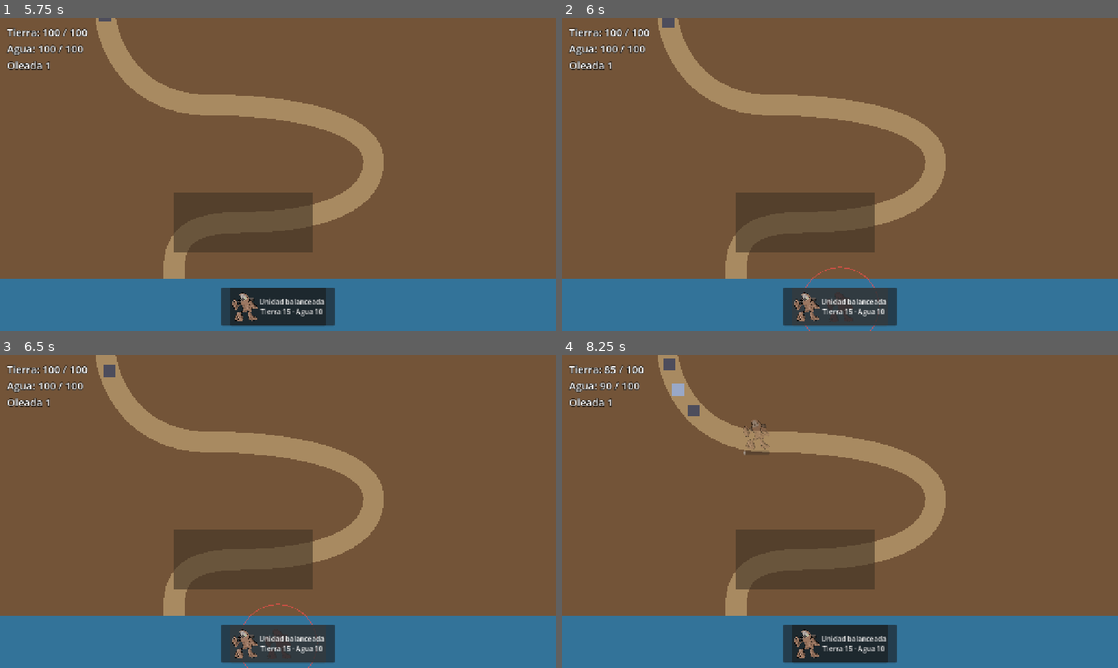
Above: before the commit, frames 1-4 (two rows, left to right).
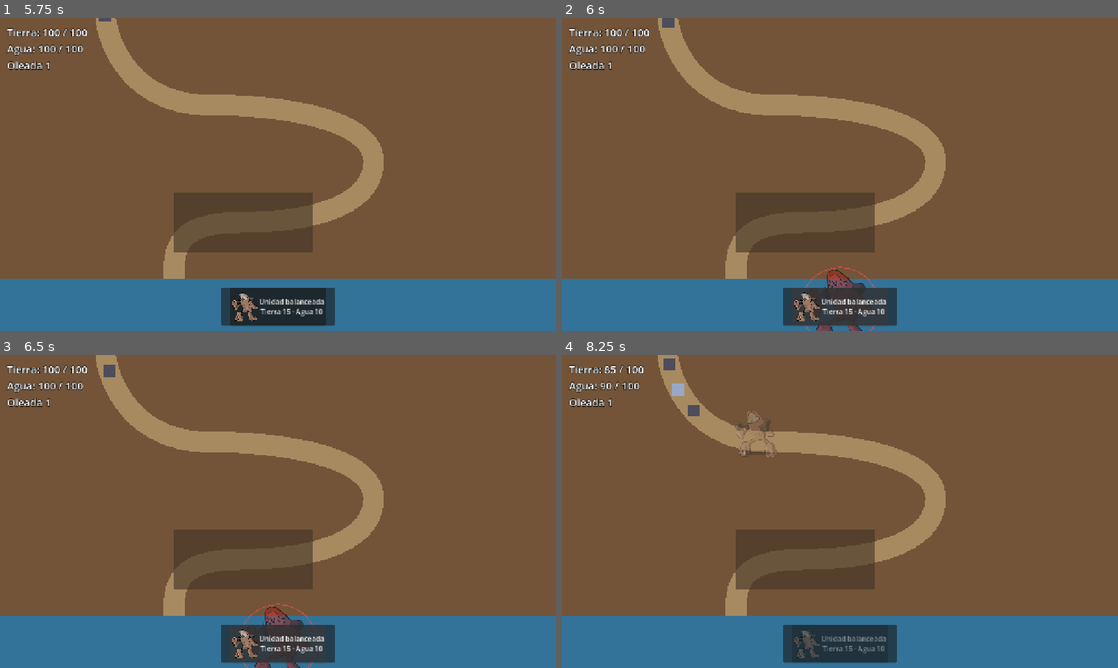
Above: after the commit, the same moments.

Repository: iagoziploc/barros-raros
Game: Godot game, scene res://levels/level_01/level_01.tscn
The game is run twice, just before and just after one commit, with the same random seed, the same clock (stepped at 60 frames per second) and the same inputs.
Inputs (mouse positions are in pixels of both pictures, inside the frame that each line leads up to):
- Up to frame 1 (5.75 s): tap Enter (ui_accept) at 0.5, 0.77, 1.25, 1.52, 2, 3.02, 3.5, 3.77, 4.52, 5 s; move the mouse to (400, 158) at 0.52 s; tap R every 1.5 s from 0.6 to 5.1 s; click (400, 158) at 0.67 s; move the mouse to (166, 190) at 1.27 s; tap 1 at 1.35, 2.85, 4.35 s; click (166, 190) at 1.42 s; move the mouse to (333, 105) at 2.02 s; click (333, 105) at 2.17 s; move the mouse to (250, 237) at 2.77 s; click (250, 237) at 2.92 s; move the mouse to (444, 221) at 3.52 s; click (444, 221) at 3.67 s; move the mouse to (111, 127) at 4.27 s; click (111, 127) at 4.42 s; move the mouse to (305, 174) at 5.02 s; click (305, 174) at 5.17 s
- Up to frame 2 (6 s): click "Unidad balanceada Tierra 15 ·…" at 5.75 s
- Up to frame 3 (6.5 s): no input
- Up to frame 4 (8.25 s): click "Unidad balanceada Tierra 15 ·…" at 6.5 s; click "Unidad balanceada Tierra 15 ·…" at 7.25 s; move the mouse to (756, 433) at 8.02 s; tap 1 at 8.1 s; click (756, 433) at 8.17 s

Frame 1 is identical in both runs. In frame 2, 0.3% of the frame differs, in the area x 45-55%, y 79-100%; in frame 3, 0.3%; in frame 4, 0.7%, in the area x 31-59%, y 18-97%.

Commit message:
Ejercicios: barra desactivada al construir y animación de la piña
- BuildBar.set_building conectado a UnitPlacer.building_changed
- Unit usa AnimatedSprite2D con SpriteFrames (idle y hit) desde UnitData

Co-Authored-By: Claude Opus 5.5 <noreply@anthropic.com>

Diff:
--- a/data/units/balanceado.tres
+++ b/data/units/balanceado.tres
@@ -2,12 +2,14 @@
 
 [ext_resource type="Script" uid="uid://cubnlpgl5dsf3" path="res://entities/units/unit_data.gd" id="1"]
 [ext_resource type="Texture2D" uid="uid://2ogrx87a21w8" path="res://assets/art/provisorio/unidad_1.png" id="2_texture"]
+[ext_resource type="SpriteFrames" uid="uid://fpd4v6ikoc2w" path="res://data/units/balanceado_frames.tres" id="3_db1de"]
 [ext_resource type="AudioStream" uid="uid://hmwingi8o40k" path="res://assets/audio/provisorio/unidad_nace.wav" id="3_sound"]
 
 [resource]
 script = ExtResource("1")
 name_key = "UNIT_BALANCED"
 earth_cost = 15
+sprite_frames = ExtResource("3_db1de")
 texture = ExtResource("2_texture")
+sprite_scale = 0.3
 spawn_sound = ExtResource("3_sound")
-pitch_variation = 0.2
--- /dev/null
+++ b/data/units/balanceado_frames.tres
@@ -0,0 +1,135 @@
+[gd_resource type="SpriteFrames" format=3 uid="uid://fpd4v6ikoc2w"]
+
+[ext_resource type="Texture2D" uid="uid://bqffpdpb8ia4q" path="res://assets/art/spritesheets/spritesheet_guardian_hit.png" id="1_04m7u"]
+
+[sub_resource type="AtlasTexture" id="AtlasTexture_n85ea"]
+atlas = ExtResource("1_04m7u")
+region = Rect2(0, 0, 560, 560)
+
+[sub_resource type="AtlasTexture" id="AtlasTexture_c1450"]
+atlas = ExtResource("1_04m7u")
+region = Rect2(560, 0, 560, 560)
+
+[sub_resource type="AtlasTexture" id="AtlasTexture_033in"]
+atlas = ExtResource("1_04m7u")
+region = Rect2(1120, 0, 560, 560)
+
+[sub_resource type="AtlasTexture" id="AtlasTexture_lblrg"]
+atlas = ExtResource("1_04m7u")
+region = Rect2(1680, 0, 560, 560)
+
+[sub_resource type="AtlasTexture" id="AtlasTexture_d3f0v"]
+atlas = ExtResource("1_04m7u")
+region = Rect2(2240, 0, 560, 560)
+
+[sub_resource type="AtlasTexture" id="AtlasTexture_ohjfp"]
+atlas = ExtResource("1_04m7u")
+region = Rect2(2800, 0, 560, 560)
+
+[sub_resource type="AtlasTexture" id="AtlasTexture_b8sja"]
+atlas = ExtResource("1_04m7u")
+region = Rect2(3360, 0, 560, 560)
+
+[sub_resource type="AtlasTexture" id="AtlasTexture_hobp2"]
+atlas = ExtResource("1_04m7u")
+region = Rect2(3920, 0, 560, 560)
+
+[sub_resource type="AtlasTexture" id="AtlasTexture_jvj5c"]
+atlas = ExtResource("1_04m7u")
+region = Rect2(4480, 0, 560, 560)
+
+[sub_resource type="AtlasTexture" id="AtlasTexture_3a88u"]
+atlas = ExtResource("1_04m7u")
+region = Rect2(5040, 0, 560, 560)
+
+[sub_resource type="AtlasTexture" id="AtlasTexture_1fcpp"]
+atlas = ExtResource("1_04m7u")
+region = Rect2(5600, 0, 560, 560)
+
+[sub_resource type="AtlasTexture" id="AtlasTexture_1608w"]
+atlas = ExtResource("1_04m7u")
+region = Rect2(6160, 0, 560, 560)
+
+[sub_resource type="AtlasTexture" id="AtlasTexture_57g75"]
+atlas = ExtResource("1_04m7u")
+region = Rect2(6720, 0, 560, 560)
+
+[sub_resource type="AtlasTexture" id="AtlasTexture_ocsxp"]
+atlas = ExtResource("1_04m7u")
+region = Rect2(7280, 0, 560, 560)
+
+[sub_resource type="AtlasTexture" id="AtlasTexture_vbw8e"]
+atlas = ExtResource("1_04m7u")
+region = Rect2(0, 0, 560, 560)
+
+[sub_resource type="AtlasTexture" id="AtlasTexture_xp3d6"]
+atlas = ExtResource("1_04m7u")
+region = Rect2(560, 0, 560, 560)
+
+[sub_resource type="AtlasTexture" id="AtlasTexture_5dl4t"]
+atlas = ExtResource("1_04m7u")
+region = Rect2(7280, 0, 560, 560)
+
+[resource]
+animations = [{
+"frames": [{
+"duration": 1.0,
+"texture": SubResource("AtlasTexture_n85ea")
+}, {
+"duration": 1.0,
+"texture": SubResource("AtlasTexture_c1450")
+}, {
+"duration": 1.0,
+"texture": SubResource("AtlasTexture_033in")
+}, {
+"duration": 1.0,
+"texture": SubResource("AtlasTexture_lblrg")
+}, {
+"duration": 1.0,
+"texture": SubResource("AtlasTexture_d3f0v")
+}, {
+"duration": 1.0,
+"texture": SubResource("AtlasTexture_ohjfp")
+}, {
+"duration": 1.0,
+"texture": SubResource("AtlasTexture_b8sja")
+}, {
+"duration": 1.0,
+"texture": SubResource("AtlasTexture_hobp2")
+}, {
+"duration": 1.0,
+"texture": SubResource("AtlasTexture_jvj5c")
+}, {
+"duration": 1.0,
+"texture": SubResource("AtlasTexture_3a88u")
+}, {
+"duration": 1.0,
+"texture": SubResource("AtlasTexture_1fcpp")
+}, {
+"duration": 1.0,
+"texture": SubResource("AtlasTexture_1608w")
+}, {
+"duration": 1.0,
+"texture": SubResource("AtlasTexture_57g75")
+}, {
+"duration": 1.0,
+"texture": SubResource("AtlasTexture_ocsxp")
+}],
+"loop": 0,
+"name": &"hit",
+"speed": 18.0
+}, {
+"frames": [{
+"duration": 1.0,
+"texture": SubResource("AtlasTexture_vbw8e")
+}, {
+"duration": 1.0,
+"texture": SubResource("AtlasTexture_xp3d6")
+}, {
+"duration": 1.0,
+"texture": SubResource("AtlasTexture_5dl4t")
+}],
+"loop": 1,
+"name": &"idle",
+"speed": 5.0
+}]
--- a/entities/units/unit.gd
+++ b/entities/units/unit.gd
@@ -18,7 +18,7 @@
 # Segundos que faltan para poder volver a golpear.
 var _cooldown := 0.0
 
-@onready var _sprite: Sprite2D = $Sprite
+@onready var _sprite: AnimatedSprite2D = $Sprite
 @onready var _range: Area2D = $Range
 @onready var _range_shape: CollisionShape2D = $Range/Shape
 @onready var _spawn_sound: AudioStreamPlayer2D = $SpawnSound
@@ -27,8 +27,10 @@
 
 ## Aplica imagen y rango desde `data` y arranca la construcción.
 func _ready() -> void:
-	_sprite.texture = data.texture
+	_sprite.sprite_frames = data.sprite_frames
 	_sprite.scale = Vector2.ONE * data.sprite_scale
+	_sprite.animation_finished.connect(func(): _sprite.play("idle"))
+	_sprite.play("idle")
 
 	# Una forma nueva por unidad: si la compartieran, cambiar el radio de una las cambiaría a todas.
 	var circle := CircleShape2D.new()
@@ -102,5 +104,6 @@
 func _play_punch(target_position: Vector2) -> void:
 	var direction := (target_position - global_position).normalized()
 	var tween := create_tween()
+	_sprite.play("hit")
 	tween.tween_property(_sprite, "position", direction * 10.0, 0.06)
 	tween.tween_property(_sprite, "position", Vector2.ZERO, 0.12)
--- a/entities/units/unit.tscn
+++ b/entities/units/unit.tscn
@@ -6,7 +6,7 @@
 z_index = 1
 script = ExtResource("1_unit")
 
-[node name="Sprite" type="Sprite2D" parent="." unique_id=1696495947]
+[node name="Sprite" type="AnimatedSprite2D" parent="." unique_id=876404183]
 
 [node name="Range" type="Area2D" parent="." unique_id=307341479]
 collision_layer = 0
@@ -18,7 +18,7 @@
 [node name="SpawnSound" type="AudioStreamPlayer2D" parent="." unique_id=562840973]
 bus = &"SFX"
 
-[node name="BuildProgress" type="ProgressBar" parent="."]
+[node name="BuildProgress" type="ProgressBar" parent="." unique_id=649680420]
 visible = false
 offset_left = -30.0
 offset_top = 40.0
--- a/entities/units/unit_data.gd
+++ b/entities/units/unit_data.gd
@@ -24,6 +24,7 @@
 @export var attack_range := 90.0
 
 @export_group("Visual y sonido")
+@export var sprite_frames: SpriteFrames
 @export var texture: Texture2D
 @export var sprite_scale := 0.12
 ## Se reproduce al terminar de construirse. Puede quedar vacío.
--- a/levels/level_01/level_01.gd
+++ b/levels/level_01/level_01.gd
@@ -34,6 +34,7 @@
 	Economy.reset()
 	_spawner.wave_started.connect(_on_wave_started)
 	_build_bar.unit_selected.connect(_placer.select)
+	_placer.building_changed.connect(_build_bar.set_building)
 	if start_on_ready:
 		_run()
 
--- a/ui/build_bar/build_bar.gd
+++ b/ui/build_bar/build_bar.gd
@@ -8,6 +8,7 @@
 
 # Botón -> UnitData que representa.
 var _buttons := {}
+var _is_building := false
 
 @onready var _buttons_box: HBoxContainer = %Buttons
 
@@ -53,4 +54,9 @@
 func _refresh_buttons() -> void:
 	for button: Button in _buttons:
 		var data: UnitData = _buttons[button]
-		button.disabled = not Economy.can_afford(data.earth_cost, data.water_cost)
+		button.disabled = not Economy.can_afford(data.earth_cost, data.water_cost) or _is_building
+
+## Recibe UnitPlacer.building_changed: desactiva todo mientras se construye.
+func set_building(is_building: bool) -> void:
+	_is_building = is_building
+	_refresh_buttons()
